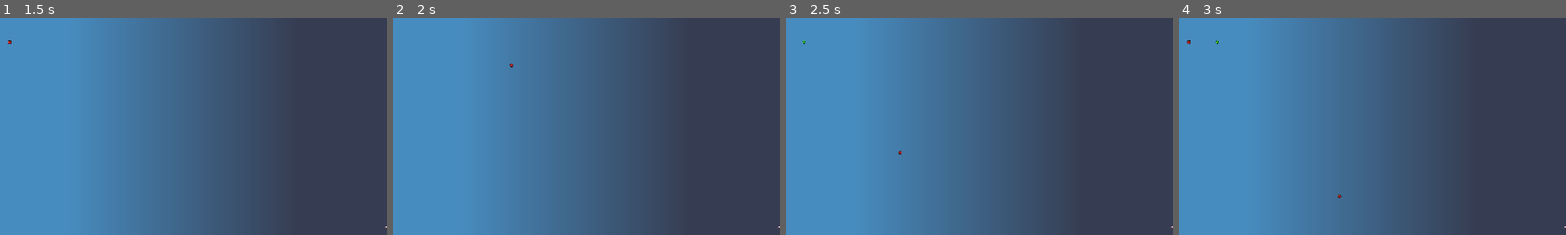
Above: before the commit, frames 1-4 (left to right).
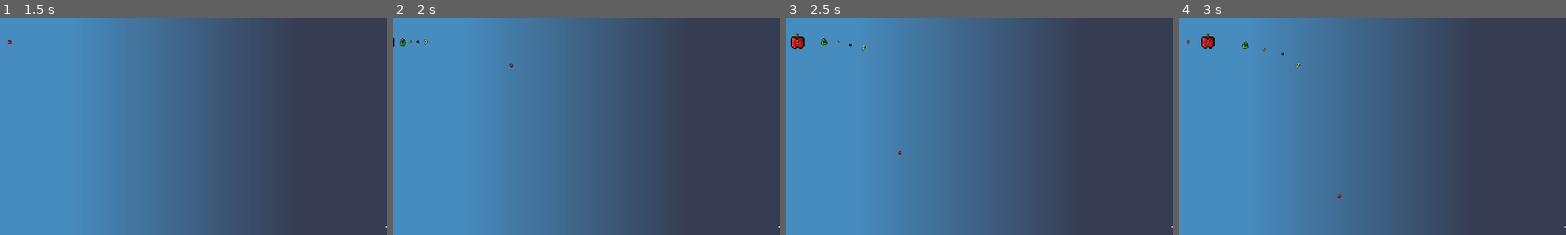
Above: after the commit, the same moments.

Repository: ecclepe-droid/compost-defender
Game: Godot game, scene res://Scenes/start_screen.tscn
Same seed, same stepped clock (60 frames per second), same inputs: the game is played once before the commit and once after it. The engine's default icon, where the game draws it, is replaced by a stand-in: a white triangle on a blue panel in a dark square.
Inputs:
- Up to frame 1 (1.5 s): click "Play Game" at 0.5 s; click "Level 1" at 1.25 s
- Up to frame 2 (2 s): no input
- Up to frame 3 (2.5 s): tap Enter at 2 s
- Up to frame 4 (3 s): no input
The pictures show only the part of the screen within x 0-50%, y 2-52%; the shares and areas given below are measured in that part.

Frame 1 is identical in both runs. In frame 2, 0.1% of the frame differs, in the area x 0-10%, y 8-14%; in frame 3, 0.3%; in frame 4, 0.3%, in the area x 2-32%, y 7-23%.

Commit message:
more enemy diversity
changed the health and speed values of the enemies and enlarged some sprites

Diff:
--- a/compost-defender/Scenes/Enemies/apple.tscn
+++ b/compost-defender/Scenes/Enemies/apple.tscn
@@ -3,19 +3,18 @@
 [ext_resource type="Script" uid="uid://ciwcpj38n5rdw" path="res://Scripts/Enemies/apple.gd" id="1_ilg6p"]
 [ext_resource type="Texture2D" uid="uid://ctvs61pfin6mt" path="res://Sprites/Enimies/bapple.png" id="1_q1m5d"]
 
-[sub_resource type="RectangleShape2D" id="RectangleShape2D_ilg6p"]
-size = Vector2(16, 17)
+[sub_resource type="CircleShape2D" id="CircleShape2D_ilg6p"]
+radius = 35.032127
 
 [node name="Apple" type="PathFollow2D" unique_id=848236373]
 script = ExtResource("1_ilg6p")
 
 [node name="AppleSprite" type="Sprite2D" parent="." unique_id=674722710]
 position = Vector2(-7.1525574e-07, 4.7683716e-07)
-scale = Vector2(0.24999999, 0.25)
 texture = ExtResource("1_q1m5d")
 
 [node name="AppleArea" type="Area2D" parent="." unique_id=1961882758]
 
 [node name="AppleCollisionShape" type="CollisionShape2D" parent="AppleArea" unique_id=894666033]
 position = Vector2(0, -0.5)
-shape = SubResource("RectangleShape2D_ilg6p")
+shape = SubResource("CircleShape2D_ilg6p")
--- a/compost-defender/Scenes/Enemies/pear.tscn
+++ b/compost-defender/Scenes/Enemies/pear.tscn
@@ -3,19 +3,19 @@
 [ext_resource type="Script" uid="uid://b12snaskslgtv" path="res://Scripts/Enemies/pear.gd" id="1_wl0tx"]
 [ext_resource type="Texture2D" uid="uid://pq4gqsv4cmq" path="res://Sprites/Enimies/paer.png" id="2_wl0tx"]
 
-[sub_resource type="RectangleShape2D" id="RectangleShape2D_jtotl"]
-size = Vector2(16, 17)
+[sub_resource type="CapsuleShape2D" id="CapsuleShape2D_wl0tx"]
+radius = 13.0
+height = 34.0
 
 [node name="Pear" type="PathFollow2D" unique_id=1438226589]
 script = ExtResource("1_wl0tx")
 
 [node name="PearSprite" type="Sprite2D" parent="." unique_id=1907922814]
-position = Vector2(-7.1525574e-07, 4.7683716e-07)
-scale = Vector2(0.24999999, 0.25)
+position = Vector2(0.9999993, 4.7683716e-07)
+scale = Vector2(0.5, 0.5)
 texture = ExtResource("2_wl0tx")
 
 [node name="PearArea" type="Area2D" parent="." unique_id=1323129039]
 
 [node name="PearCollisionShape" type="CollisionShape2D" parent="PearArea" unique_id=677474707]
-position = Vector2(0, -0.5)
-shape = SubResource("RectangleShape2D_jtotl")
+shape = SubResource("CapsuleShape2D_wl0tx")
--- a/compost-defender/Scenes/level_1.tscn
+++ b/compost-defender/Scenes/level_1.tscn
@@ -7,6 +7,12 @@
 [ext_resource type="Script" path="res://Scripts/enemy_spawner.gd" id="4_6444e"]
 [ext_resource type="PackedScene" uid="uid://cy5jaopi0ojal" path="res://Scenes/Enemies/apple.tscn" id="6_evi0p"]
 [ext_resource type="PackedScene" uid="uid://cbju3xlv4m3rs" path="res://Scenes/Enemies/pear.tscn" id="7_lsmp6"]
+[ext_resource type="PackedScene" uid="uid://dsf6n5bhf45lr" path="res://Scenes/Enemies/banana.tscn" id="8_6r07y"]
+[ext_resource type="PackedScene" uid="uid://co0ctpoiolvx2" path="res://Scenes/Enemies/almond.tscn" id="9_6ioyp"]
+[ext_resource type="PackedScene" uid="uid://cokkh6i15lofd" path="res://Scenes/Enemies/pomagranite.tscn" id="10_oovug"]
+[ext_resource type="PackedScene" uid="uid://ijvwom52jkji" path="res://Scenes/Enemies/cashew.tscn" id="11_8i23i"]
+[ext_resource type="PackedScene" uid="uid://dp3mdbcka8adl" path="res://Scenes/Enemies/orange.tscn" id="12_8yhm2"]
+[ext_resource type="PackedScene" uid="uid://c8i27y1vpy8i6" path="res://Scenes/Enemies/leaf.tscn" id="13_pjppf"]
 
 [sub_resource type="Curve2D" id="Curve2D_8ffim"]
 _data = {
@@ -41,8 +47,32 @@
 
 [node name="Apple" parent="EnemySpawner/EnemyPath" unique_id=848236373 instance=ExtResource("6_evi0p")]
 position = Vector2(-1811, -824)
-rotation = -0.008620475
+rotation = -0.008620476
 
 [node name="Pear" parent="EnemySpawner/EnemyPath" unique_id=1438226589 instance=ExtResource("7_lsmp6")]
 position = Vector2(-1811, -824)
-rotation = -0.008620475
+rotation = -0.008620476
+
+[node name="Banana" parent="EnemySpawner/EnemyPath" unique_id=1456422614 instance=ExtResource("8_6r07y")]
+position = Vector2(-1811, -824)
+rotation = -0.008620476
+
+[node name="Almond" parent="EnemySpawner/EnemyPath" unique_id=1847777279 instance=ExtResource("9_6ioyp")]
+position = Vector2(-1811, -824)
+rotation = -0.008620476
+
+[node name="Pomagranite" parent="EnemySpawner/EnemyPath" unique_id=807753426 instance=ExtResource("10_oovug")]
+position = Vector2(-1811, -824)
+rotation = -0.008620476
+
+[node name="Cashew" parent="EnemySpawner/EnemyPath" unique_id=1601575403 instance=ExtResource("11_8i23i")]
+position = Vector2(-1811, -824)
+rotation = -0.008620476
+
+[node name="Orange" parent="EnemySpawner/EnemyPath" unique_id=1231008779 instance=ExtResource("12_8yhm2")]
+position = Vector2(-1811, -824)
+rotation = -0.008620476
+
+[node name="Leaf" parent="EnemySpawner/EnemyPath" unique_id=1554251388 instance=ExtResource("13_pjppf")]
+position = Vector2(-1811, -824)
+rotation = -0.008620476
--- a/compost-defender/Scripts/Enemies/almond.gd
+++ b/compost-defender/Scripts/Enemies/almond.gd
@@ -1,7 +1,7 @@
 extends PathFollow2D
-
-const SPEED = 175
-const MAX_HEALTH = 10
+const enemy_level = 1
+const SPEED = 100
+const MAX_HEALTH = 5
 var health
 
 
--- a/compost-defender/Scripts/Enemies/apple.gd
+++ b/compost-defender/Scripts/Enemies/apple.gd
@@ -1,7 +1,7 @@
 extends PathFollow2D
-
-const SPEED = 100
-const MAX_HEALTH = 5
+var enemy_level = 2
+const SPEED = 150
+const MAX_HEALTH = 20
 var health
 
 
--- a/compost-defender/Scripts/Enemies/banana.gd
+++ b/compost-defender/Scripts/Enemies/banana.gd
@@ -1,6 +1,6 @@
 extends PathFollow2D
-
-const SPEED = 175
+var enemy_level = 3
+const SPEED = 400
 const MAX_HEALTH = 10
 var health
 
--- a/compost-defender/Scripts/Enemies/cashew.gd
+++ b/compost-defender/Scripts/Enemies/cashew.gd
@@ -1,6 +1,6 @@
 extends PathFollow2D
-
-const SPEED = 175
+var enemy_level = 1
+const SPEED = 150
 const MAX_HEALTH = 10
 var health
 
--- a/compost-defender/Scripts/Enemies/leaf.gd
+++ b/compost-defender/Scripts/Enemies/leaf.gd
@@ -1,7 +1,7 @@
 extends PathFollow2D
-
-const SPEED = 175
-const MAX_HEALTH = 10
+var enemy_level = 2
+const SPEED = 250
+const MAX_HEALTH = 5
 var health
 
 
--- a/compost-defender/Scripts/Enemies/orange.gd
+++ b/compost-defender/Scripts/Enemies/orange.gd
@@ -1,7 +1,7 @@
 extends PathFollow2D
-
-const SPEED = 175
-const MAX_HEALTH = 10
+var enemy_level = 3
+const SPEED = 300
+const MAX_HEALTH = 15
 var health
 
 
--- a/compost-defender/Scripts/Enemies/pear.gd
+++ b/compost-defender/Scripts/Enemies/pear.gd
@@ -1,6 +1,6 @@
 extends PathFollow2D
-
-const SPEED = 175
+var enemy_level = 2
+const SPEED = 250
 const MAX_HEALTH = 10
 var health
 
--- a/compost-defender/Scripts/Enemies/pomagranite.gd
+++ b/compost-defender/Scripts/Enemies/pomagranite.gd
@@ -1,7 +1,7 @@
 extends PathFollow2D
-
-const SPEED = 175
-const MAX_HEALTH = 10
+var enemy_level = 4
+const SPEED = 350
+const MAX_HEALTH = 20
 var health
 
 
Not shown, added: compost-defender/Sprites/senator wormstrong(3).png.import
Not shown, added: compost-defender/Sprites/worm lord(3).png.import
